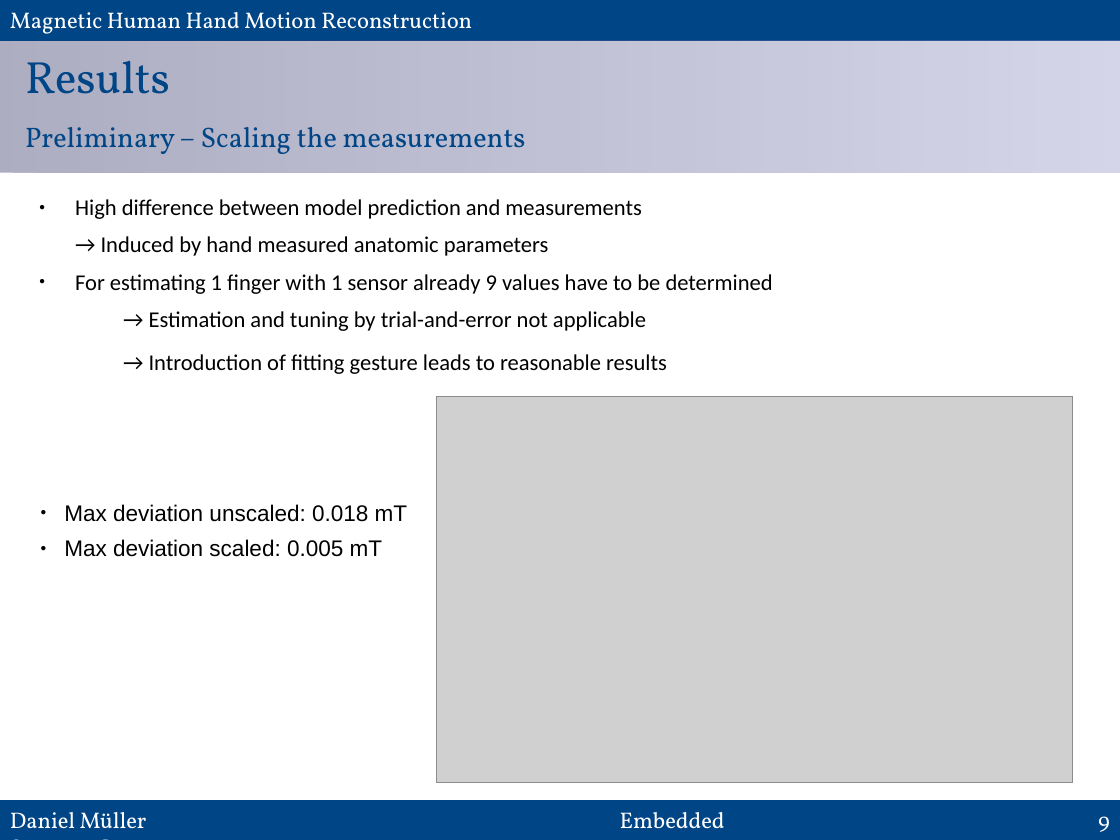
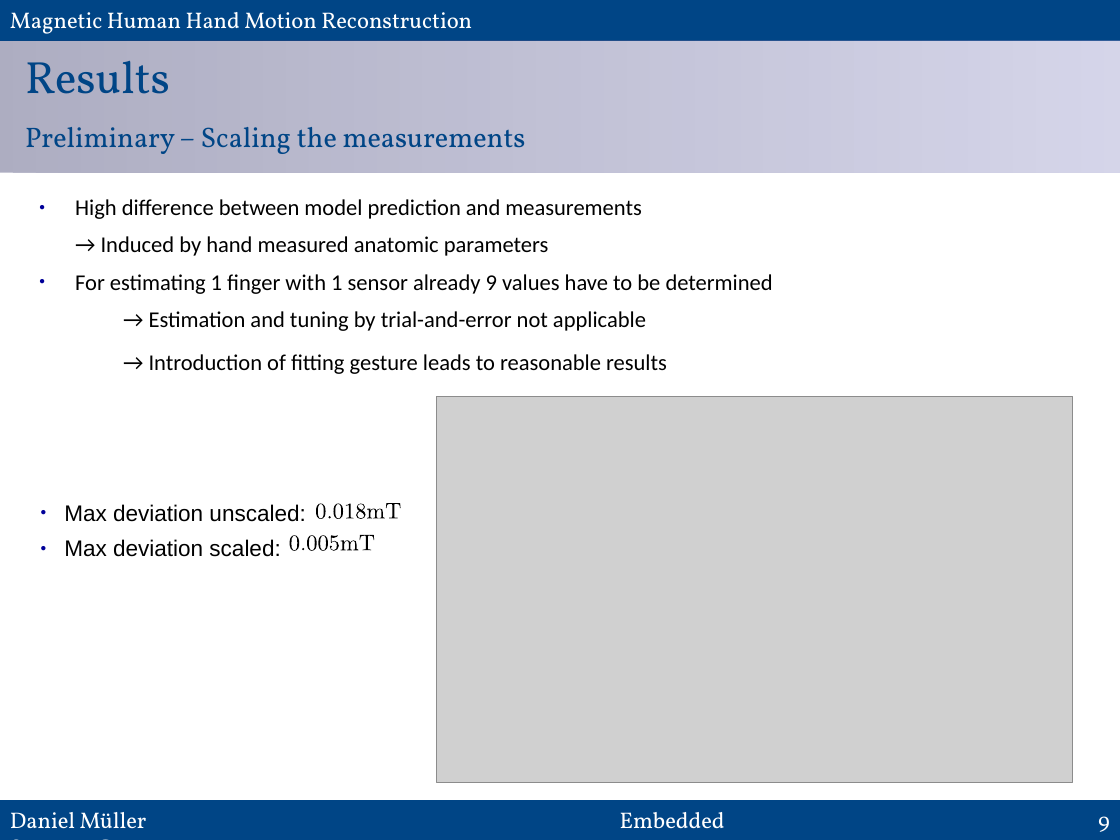
Before and after one commit to MuellerDaniel/SensGlove, a slide deck: slide 9 of praes/preasi.odp. Drawn at 1120x840 pixels with LibreOffice and Linux fonts; fonts in the diff are those of the drawing; grey boxes stand for pictures. Boxes give left, top, right and bottom in pixels: in the first picture for what was removed or moved away, otherwise in the second. Text is boxed around its words. In the diff, an @@ line names an element or a change of style, - is before the commit and + after.

```diff
--- a/praes/preasi.odp
+++ b/praes/preasi.odp
@@ text at (x1=64, y1=504, x2=305, y2=557): text changed @@
-● Max deviation unscaled: 0.018 mT
-● Max deviation scaled: 0.005 mT
+● Max deviation unscaled:
+● Max deviation scaled:
@@ group added at (x1=315, y1=503, x2=401, y2=519): 8 freeform shapes @@
@@ group added at (x1=289, y1=535, x2=375, y2=551): 8 freeform shapes @@
```
Also in this commit, not shown: 12 other slides changed, 3 slides added, 3 slides removed.
